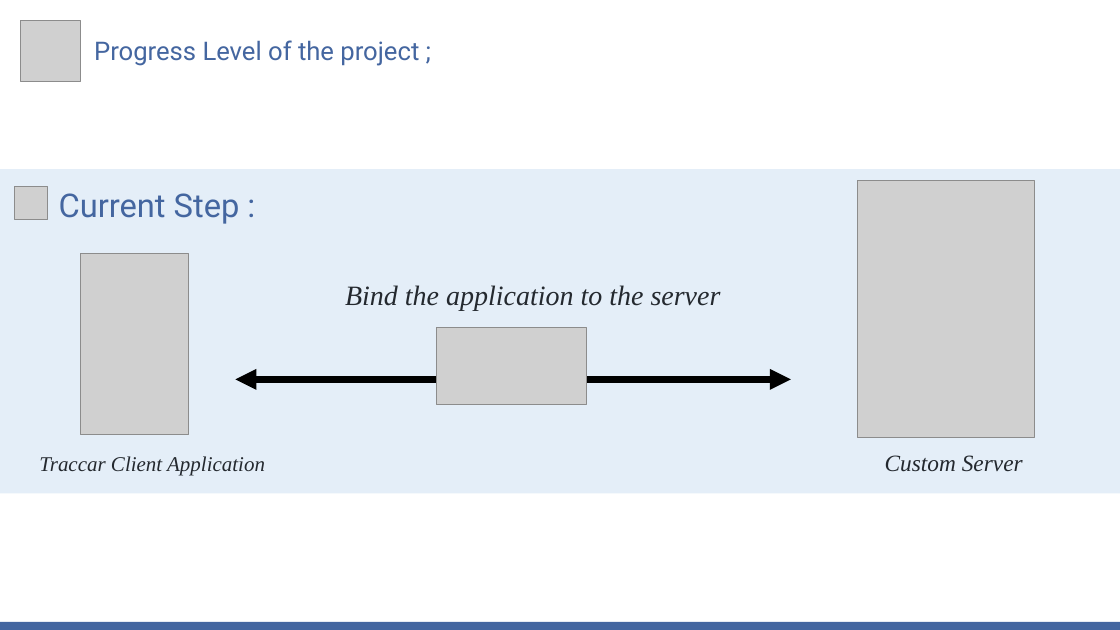
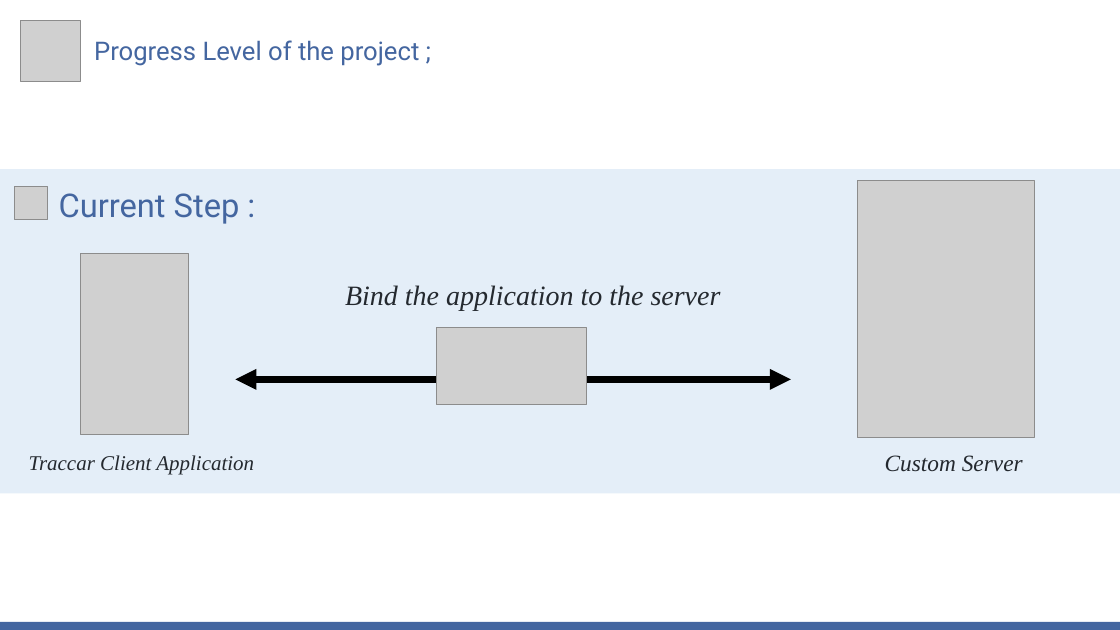
Before and after one commit to MiSalah/Real-Time-Data-Streaming-Analytics-System-for-tracking-Pedestrians, a slide deck: slide 7 of Progress' Presentations/Etat d'avancement - S1.pptx. Drawn at 1120x630 pixels with LibreOffice and Linux fonts; fonts in the diff are those of the drawing; grey boxes stand for pictures. Boxes give left, top, right and bottom in pixels: in the first picture for what was removed or moved away, otherwise in the second. Text is boxed around its words. In the diff, an @@ line names an element or a change of style, - is before the commit and + after.

```diff
--- a/Progress' Presentations/Etat d'avancement - S1.pptx
+++ b/Progress' Presentations/Etat d'avancement - S1.pptx
@@ text "Traccar Client Application": place and size @@
-text "Traccar Client Application" at [39,456,265,476]
+text "Traccar Client Application" at [29,455,254,475]
```
Also in this commit, not shown: 2 other slides changed.
